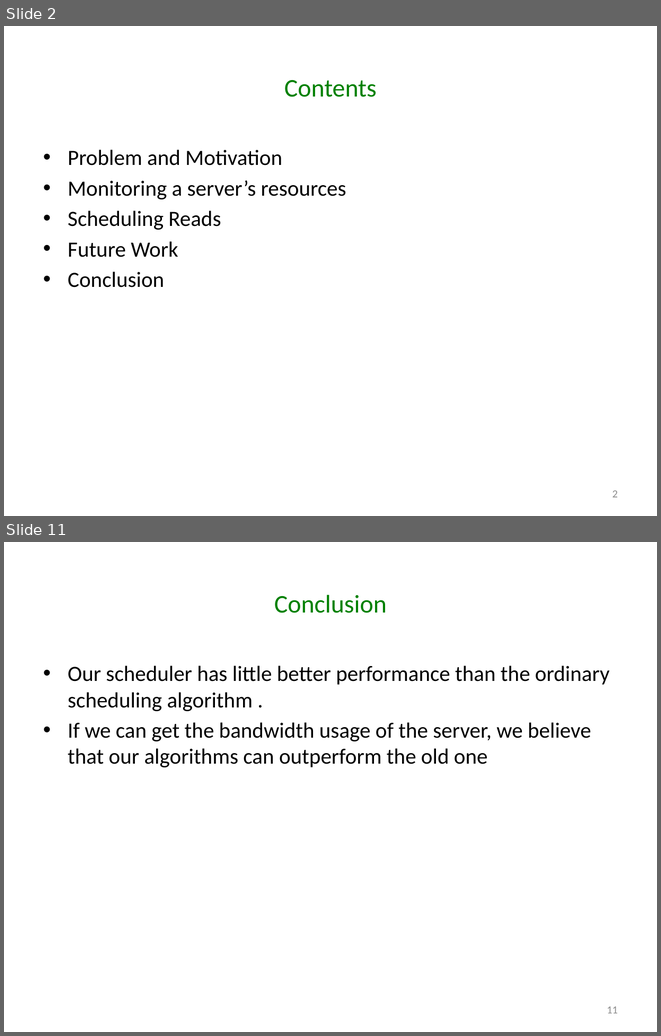
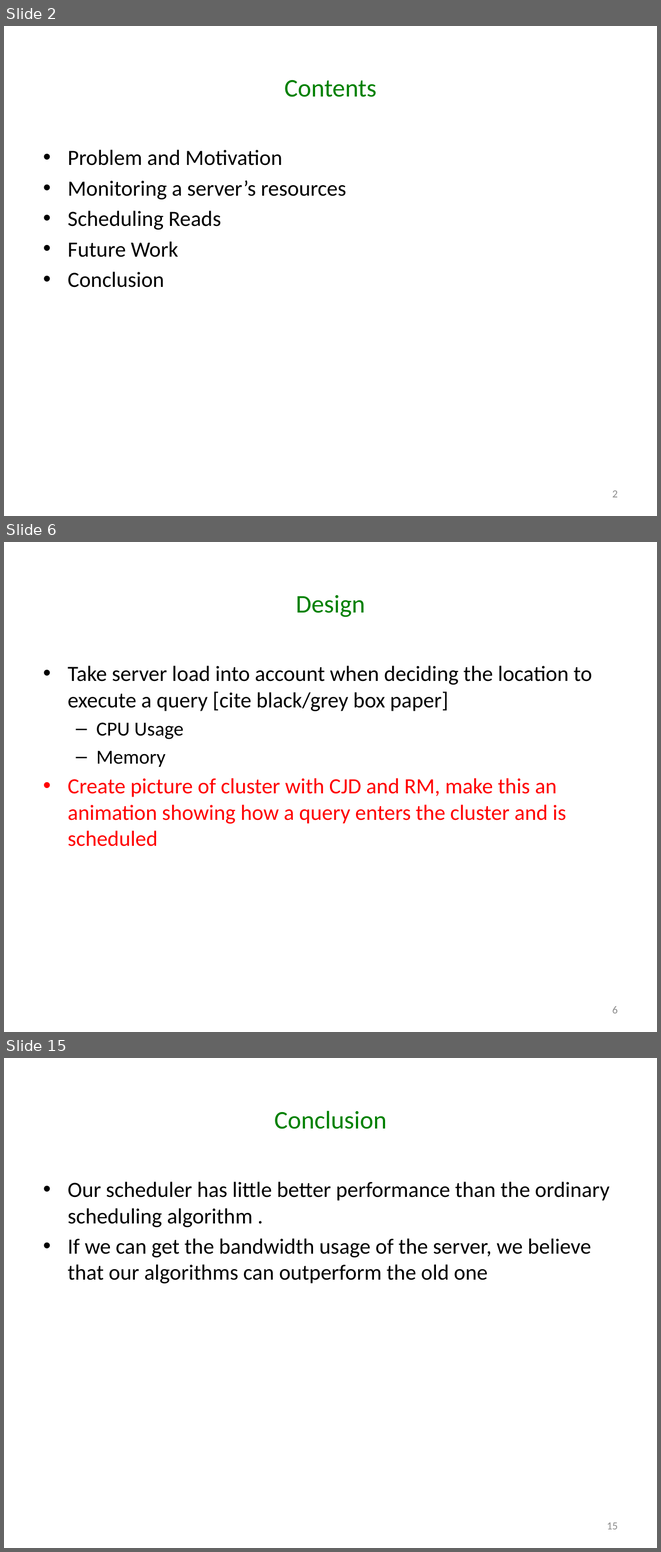
Before and after one commit to godares79/CS848-Project, a slide deck: PresentationSlides/Presentation.pptx. Shown one above the other, each under a label of ours: slides 2 and 11 before the commit, slides 2, 6 and 15 after it; the slides between them are not shown. The pictures are 661x1036 and 661x1552 pixels, drawn with LibreOffice and Linux fonts; fonts in the diff are those of the drawing. Boxes give left, top, right and bottom in pixels: in the first picture for what was removed or moved away, otherwise in the second. Text is boxed around its words. In the diff, an @@ line names an element or a change of style, - is before the commit and + after.

```diff
--- a/PresentationSlides/Presentation.pptx
+++ b/PresentationSlides/Presentation.pptx
@@ slide 6 added at [4,542,657,1032], background #FFFFFF @@
@@ title added at [296,595,365,617], 28 pt, text #008000 @@
+Design
@@ text added at [68,665,592,846], 24 pt, text #000000 @@
+• Take server load into account when deciding the location to execute a query [cite black/grey box paper]
+  – CPU Usage
+  – Memory
+• Create picture of cluster with CJD and RM, make this an animation showing how a query enters the cluster and is scheduled
@@ page number added at [612,1006,618,1013], 12 pt, text #8C8C8C @@
+6
@@ what was slide 11 is now slide 15 @@
@@ page number at [607,1522,618,1529]: text changed @@
-11
+15
```
Also in this commit, not shown: 8 slides changed, 5 other slides added, 2 slides removed, 1 other file.
